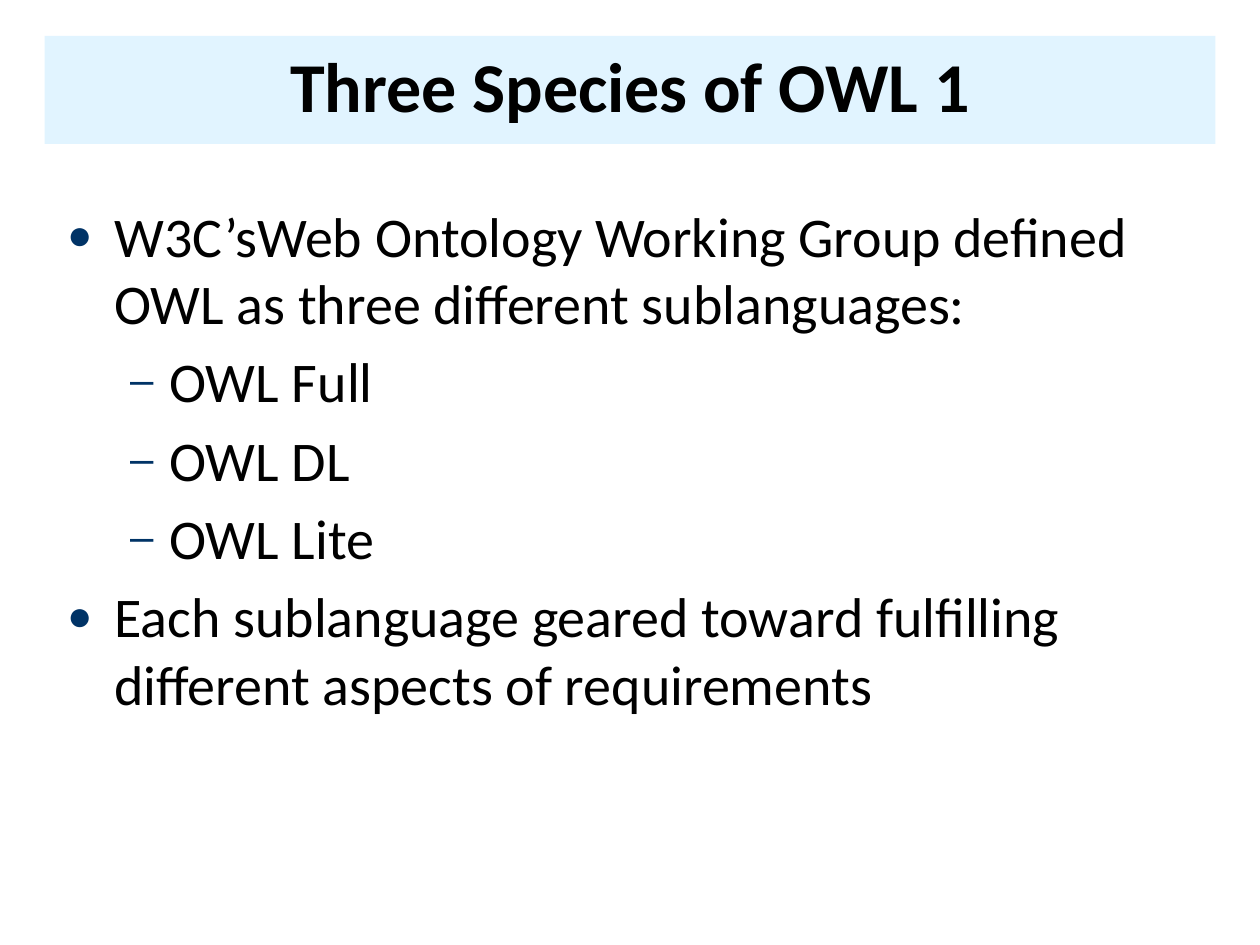
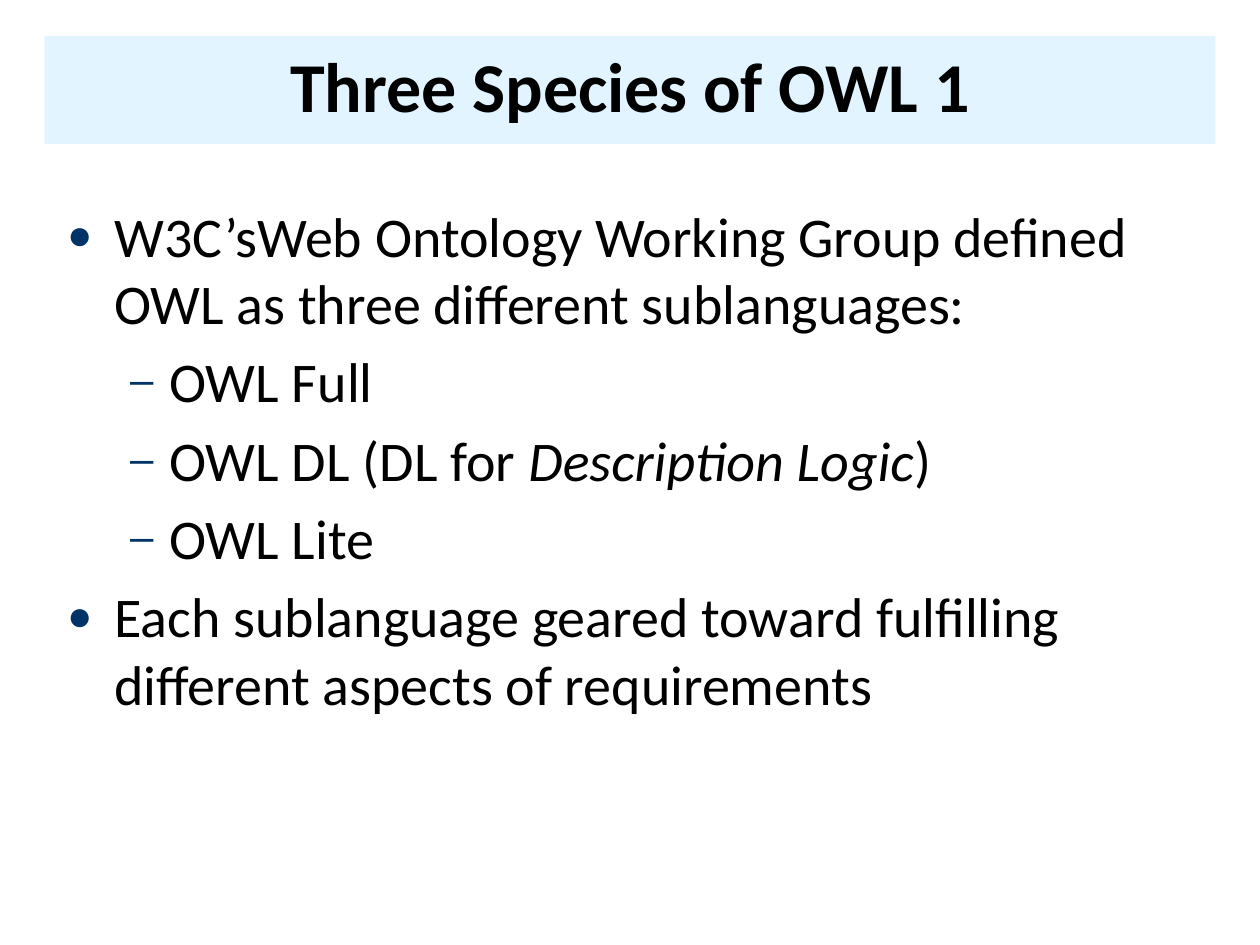
Before and after one commit to UMBC-CMSC-491-691-F19-Knowledge-Graphs/class_material, a slide deck: slide 17 of notes/07_owl/07OWL.pptx (slide 23 before the commit). Drawn at 1260x945 pixels with LibreOffice and Linux fonts; fonts in the diff are those of the drawing. Boxes give left, top, right and bottom in pixels: in the first picture for what was removed or moved away, otherwise in the second. Text is boxed around its words. In the diff, an @@ line names an element or a change of style, - is before the commit and + after.

```diff
--- a/notes/07_owl/07OWL.pptx
+++ b/notes/07_owl/07OWL.pptx
@@ text at (x1=169, y1=440, x2=932, y2=491): text changed; italic on @@
-  – OWL DL
+  – OWL DL (DL for Description Logic)
```
Also in this commit, not shown: 19 other slides changed, 12 slides removed, 24 other files.
